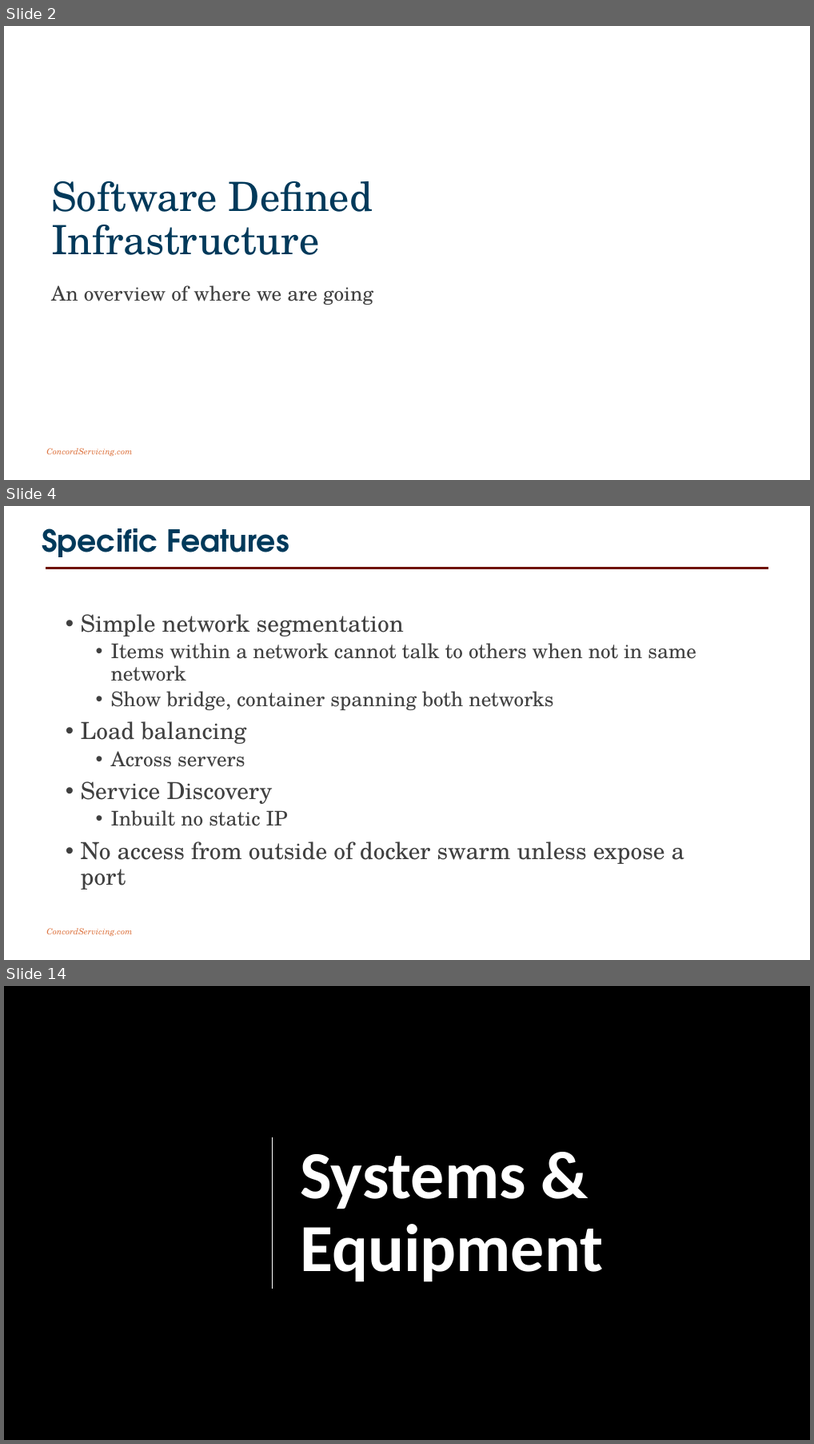
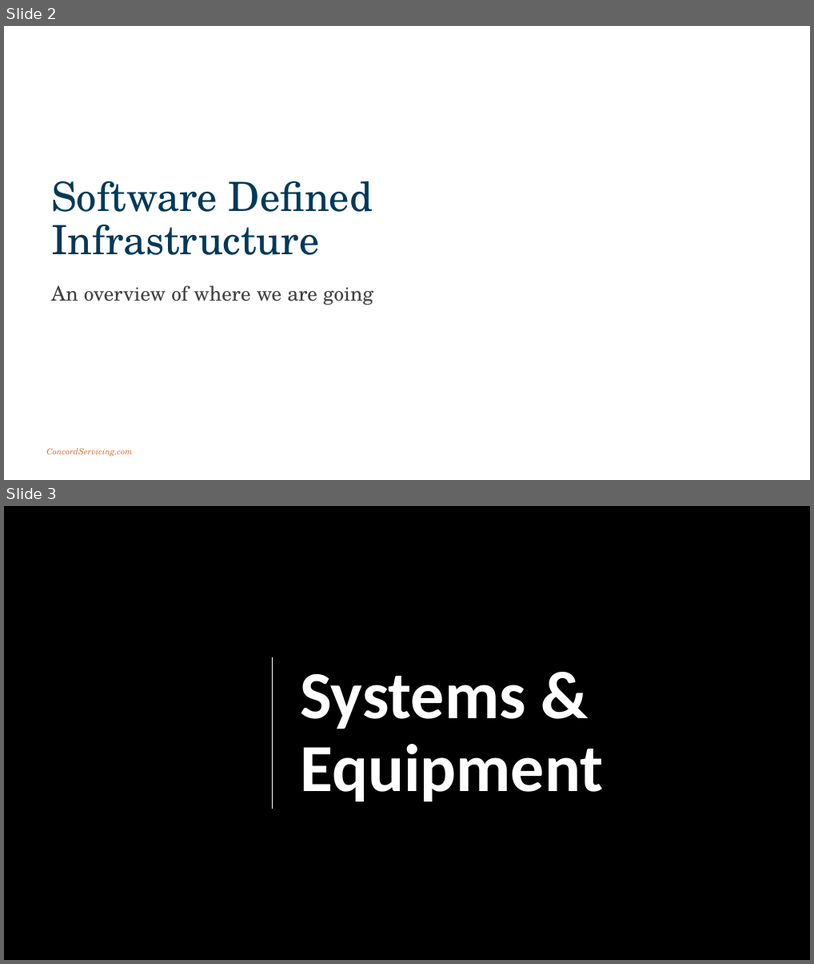
Before and after one commit to joncatlin/docker-compose-files, a slide deck: software defined infrastructure/20181013 Software Defined Infrastructure.pptx. Shown one above the other, each under a label of ours: slides 2, 4 and 14 before the commit, slides 2 and 3 after it; the slides between them are not shown. The pictures are 814x1444 and 814x964 pixels, drawn with LibreOffice and Linux fonts; fonts in the diff are those of the drawing; background and template pictures are left out. Boxes give left, top, right and bottom in pixels: in the first picture for what was removed or moved away, otherwise in the second. Text is boxed around its words. In the diff, an @@ line names an element or a change of style, - is before the commit and + after.

```diff
--- a/software defined infrastructure/20181013 Software Defined Infrastructure.pptx
+++ b/software defined infrastructure/20181013 Software Defined Infrastructure.pptx
@@ slide 4 removed at (x1=4, y1=506, x2=810, y2=960), background #FFFFFF; not listed: 1 template element that a slide beside it also shows @@
@@ title removed at (x1=42, y1=528, x2=290, y2=557) @@
-Specific Features
@@ line removed from (46, 568) to (769, 568) @@
@@ text removed at (x1=81, y1=614, x2=697, y2=889) @@
-• Simple network segmentation
-  • Items within a network cannot talk to others when not in same network
-  • Show bridge, container spanning both networks
-• Load balancing
-  • Across servers
-• Service Discovery
-  • Inbuilt no static IP
-• No access from outside of docker swarm unless expose a port
@@ what was slide 14 is now slide 3 @@
```
Also in this commit, not shown: 10 slides changed, 4 slides added, 5 other slides removed, 2 other files.
